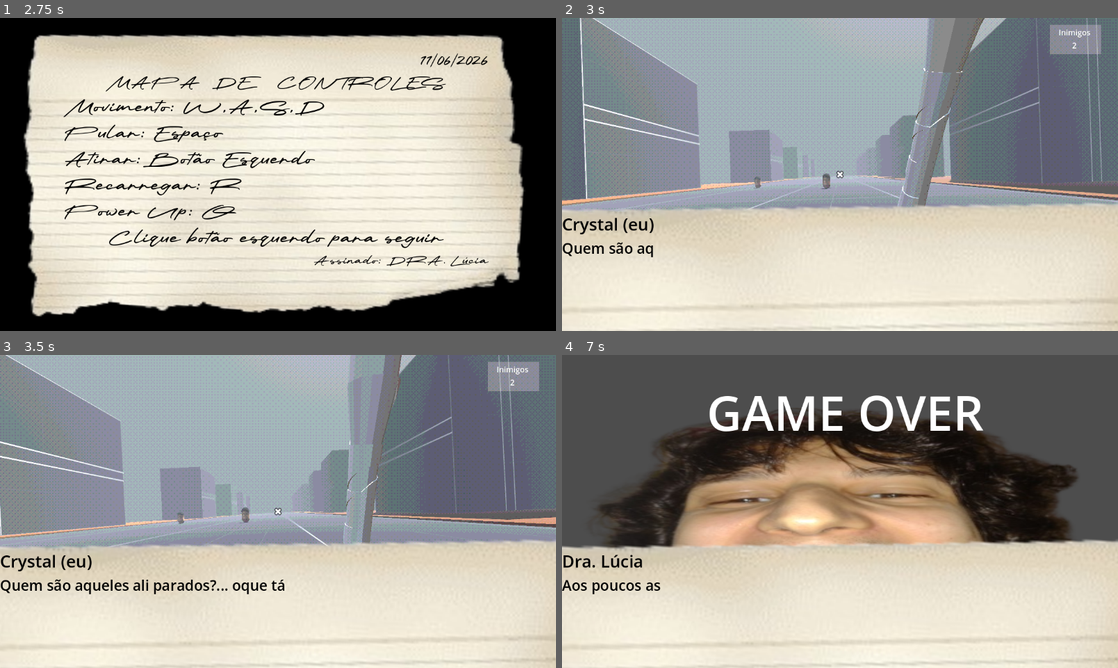
Above: before the commit, frames 1-4 (two rows, left to right).
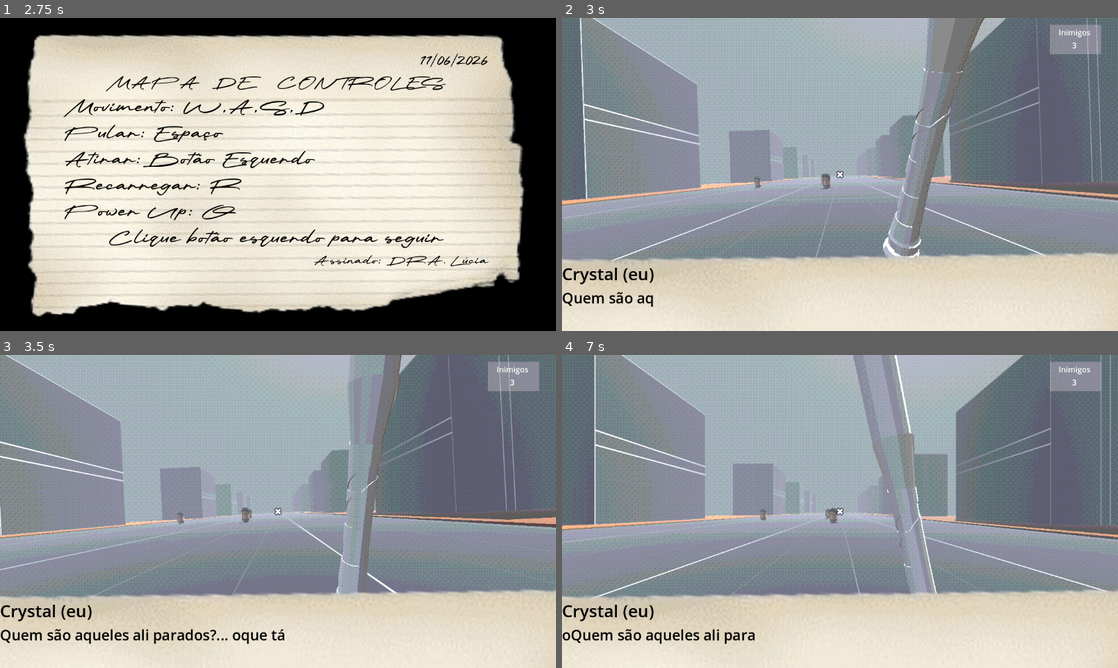
Above: after the commit, the same moments.

Repository: felipepreuss/mnemonic.dream
Game: Godot game, scene res://Scenes/main_menu.tscn
The game is run twice, just before and just after one commit, with the same random seed, the same clock (stepped at 60 frames per second) and the same inputs. The engine's default icon, where the game draws it, is replaced by a stand-in: a white triangle on a blue panel in a dark square. Sound files missing from this copy of the repository are replaced by a short silence.
Inputs (mouse positions are in pixels of both pictures, inside the frame that each line leads up to):
- Up to frame 1 (2.75 s): click "LOAD" at 0.5 s; click (22, 33) at 1.25 s; click "PLAY" at 2 s
- Up to frame 2 (3 s): tap Enter at 2.75 s; move the mouse to (962, 158) at 2.77 s; press the mouse at (962, 158) at 2.78 s; hold D (Right) from 2.78 s (still down)
- Up to frame 3 (3.5 s): keep holding D (Right); tap Space (Jump) at 3.02 s
- Up to frame 4 (7 s): move the mouse to (812, 511) at 3.52 s; release D (Right) at 3.53 s; release the mouse at (812, 511) at 3.53 s; hold W (Forward) 3.53-6.5 s; click (812, 511) at 3.6 s; tap Space (Jump) at 3.77, 5.27, 6.02 s; move the mouse to (851, 505) at 4.27 s; press the mouse at (851, 505) at 4.28 s; tap Q (Q) at 4.35 s; move the mouse to (834, 517) at 5.02 s; release the mouse at (834, 517) at 5.03 s; tap 0 at 5.1 s; click (834, 517) at 5.3 s; move the mouse to (878, 514) at 5.77 s; press the mouse at (878, 514) at 5.78 s; tap F11 (botão da morte mortal) at 6.4 s; release the mouse at (878, 514) at 6.5 s; click "LOAD" at 6.5 s

Frame 1 is identical in both runs. In frame 2, 23% of the frame differs, in the area x 0-100%, y 8-100%; in frame 3, 23%; in frame 4, 83%, in the area x 0-100%, y 0-100%.

Commit message:
lvl 3 greyboxing wip

Diff:
--- a/Scenes/dialogue.tscn
+++ b/Scenes/dialogue.tscn
@@ -4,6 +4,7 @@
 [ext_resource type="Texture2D" uid="uid://8piqocnhya34" path="res://Assets/papel-removebg-preview.png" id="2_dgfud"]
 
 [node name="Dialogue" type="Control"]
+clip_contents = true
 layout_mode = 3
 anchors_preset = 15
 anchor_right = 1.0
@@ -16,7 +17,7 @@
 [node name="Ui" type="CanvasLayer" parent="."]
 
 [node name="PanelContainer" type="PanelContainer" parent="Ui"]
-offset_top = 402.0
+offset_top = 505.0
 offset_right = 1153.0
 offset_bottom = 649.0
 
--- a/Scenes/level-1.tscn
+++ b/Scenes/level-1.tscn
@@ -78,15 +78,15 @@
 transform = Transform3D(1, 0, 0, 0, 1, 0, 0, 0, 1, -49.4799, 0.998116, -6.92393)
 
 [node name="Enemy" parent="SubViewportContainer/SubViewport" node_paths=PackedStringArray("player") instance=ExtResource("2_6ps50")]
-transform = Transform3D(1, 0, 0, 0, 1, 0, 0, 0, 1, -79.6174, 1.11555, -55.1353)
+transform = Transform3D(1, 0, 0, 0, 1, 0, 0, 0, 1, -79.6174, 1.11555, -62.1397)
 player = NodePath("../player")
 
 [node name="Enemy2" parent="SubViewportContainer/SubViewport" node_paths=PackedStringArray("player") instance=ExtResource("2_6ps50")]
-transform = Transform3D(-0.920886, 0, 0.389831, 0, 1, 0, -0.389831, 0, -0.920886, -79.6174, 1.11555, -20.1154)
+transform = Transform3D(-0.920886, 0, 0.389831, 0, 1, 0, -0.389831, 0, -0.920886, -79.6174, 1.11555, -16.2678)
 player = NodePath("../player")
 
 [node name="Enemy3" parent="SubViewportContainer/SubViewport" node_paths=PackedStringArray("player") instance=ExtResource("2_6ps50")]
-transform = Transform3D(-0.920886, 0, 0.389831, 0, 1, 0, -0.389831, 0, -0.920886, -104.761, 1.28225, -21.8047)
+transform = Transform3D(-0.920886, 0, 0.389831, 0, 1, 0, -0.389831, 0, -0.920886, -104.761, 1.28225, -15.5628)
 player = NodePath("../player")
 
 [node name="chiclete_powerup" parent="SubViewportContainer/SubViewport" instance=ExtResource("6_2yqp8")]
--- /dev/null
+++ b/Scenes/level-3.tscn
@@ -0,0 +1,153 @@
+[gd_scene load_steps=13 format=3 uid="uid://dmnef1jidjw84"]
+
+[ext_resource type="Material" uid="uid://dgicjbtbf5vt3" path="res://Assets/postprocessing.tres" id="1_4ph04"]
+[ext_resource type="PackedScene" uid="uid://c0q52hnxwbxdo" path="res://Scenes/player.tscn" id="1_nfp42"]
+[ext_resource type="Texture2D" uid="uid://ie0oa1ua1ygk" path="res://Assets/orange_texture_08.png" id="2_4ph04"]
+[ext_resource type="Texture2D" uid="uid://ssn0md5wcp36" path="res://Assets/dark_texture_01.png" id="3_oopfi"]
+[ext_resource type="Texture2D" uid="uid://3i14hu10lcxh" path="res://Assets/red_texture_09.png" id="5_oopfi"]
+
+[sub_resource type="StandardMaterial3D" id="StandardMaterial3D_12l26"]
+albedo_color = Color(0.408329, 0.408329, 0.408329, 1)
+albedo_texture = ExtResource("2_4ph04")
+
+[sub_resource type="StandardMaterial3D" id="StandardMaterial3D_j84td"]
+albedo_color = Color(0.435294, 0.435294, 0.435294, 1)
+albedo_texture = ExtResource("2_4ph04")
+
+[sub_resource type="StandardMaterial3D" id="StandardMaterial3D_t77uf"]
+albedo_texture = ExtResource("3_oopfi")
+uv1_scale = Vector3(3, 3, 3)
+
+[sub_resource type="StandardMaterial3D" id="StandardMaterial3D_bfm8j"]
+albedo_texture = ExtResource("5_oopfi")
+
+[sub_resource type="ProceduralSkyMaterial" id="ProceduralSkyMaterial_oopfi"]
+sky_horizon_color = Color(0.662243, 0.671743, 0.686743, 1)
+ground_horizon_color = Color(0.662243, 0.671743, 0.686743, 1)
+
+[sub_resource type="Sky" id="Sky_3xsek"]
+sky_material = SubResource("ProceduralSkyMaterial_oopfi")
+
+[sub_resource type="Environment" id="Environment_12l26"]
+background_mode = 2
+sky = SubResource("Sky_3xsek")
+tonemap_mode = 2
+
+[node name="Node3D" type="Node3D"]
+
+[node name="SubViewportContainer" type="SubViewportContainer" parent="."]
+material = ExtResource("1_4ph04")
+offset_right = 1152.0
+offset_bottom = 648.0
+
+[node name="SubViewport" type="SubViewport" parent="SubViewportContainer"]
+handle_input_locally = false
+audio_listener_enable_3d = true
+size = Vector2i(1152, 648)
+render_target_update_mode = 4
+
+[node name="player" parent="SubViewportContainer/SubViewport" instance=ExtResource("1_nfp42")]
+transform = Transform3D(1, 0, 0, 0, 1, 0, 0, 0, 1, -50.1712, 0, 0)
+
+[node name="CSGCombiner3D" type="CSGCombiner3D" parent="SubViewportContainer/SubViewport"]
+use_collision = true
+
+[node name="Calcada2" type="CSGBox3D" parent="SubViewportContainer/SubViewport/CSGCombiner3D"]
+transform = Transform3D(1, 0, 0, 0, 1, 0, 0, 0, 1, -97.2885, 0.55611, -68.5984)
+size = Vector3(76.7609, 0.2, 164.377)
+material = SubResource("StandardMaterial3D_12l26")
+
+[node name="Calcada" type="CSGBox3D" parent="SubViewportContainer/SubViewport/CSGCombiner3D"]
+transform = Transform3D(1, 0, 0, 0, 1, 0, 0, 0, 1, 10.3155, 0.55611, -68.4389)
+size = Vector3(20, 0.2, 164.696)
+material = SubResource("StandardMaterial3D_j84td")
+
+[node name="Rua" type="CSGBox3D" parent="SubViewportContainer/SubViewport/CSGCombiner3D"]
+transform = Transform3D(1, 0, 0, 0, 1, 0, 0, 0, 1, -19.5148, 0, -68.2011)
+size = Vector3(80, 1, 163.598)
+material = SubResource("StandardMaterial3D_t77uf")
+
+[node name="CSGCombiner3D2" type="CSGCombiner3D" parent="SubViewportContainer/SubViewport"]
+material_override = SubResource("StandardMaterial3D_bfm8j")
+
+[node name="CSGBox3D10" type="CSGBox3D" parent="SubViewportContainer/SubViewport/CSGCombiner3D2"]
+transform = Transform3D(1, 0, 0, 0, 1, 0, 0, 0, 1, -106.783, 5.80795, 2.84004)
+size = Vector3(3.27917, 25.3096, 16.7627)
+
+[node name="CSGBox3D11" type="CSGBox3D" parent="SubViewportContainer/SubViewport/CSGCombiner3D2"]
+transform = Transform3D(1, 0, 0, 0, 1, 0, 0, 0, 1, -125.924, 3.69261, 4.41036)
+size = Vector3(7.73679, 28.6298, 15.6292)
+
+[node name="CSGBox3D14" type="CSGBox3D" parent="SubViewportContainer/SubViewport/CSGCombiner3D2"]
+transform = Transform3D(1, 0, 0, 0, 1, 0, 0, 0, 1, -151.317, 3.69261, -4.43263)
+size = Vector3(4.48047, 28.6298, 27.0103)
+
+[node name="CSGBox3D12" type="CSGBox3D" parent="SubViewportContainer/SubViewport/CSGCombiner3D2"]
+transform = Transform3D(1, 0, 0, 0, 1, 0, 0, 0, 1, -128.424, 3.47972, -30.8786)
+size = Vector3(2.76855, 28.6298, 81.71)
+
+[node name="CSGBox3D" type="CSGBox3D" parent="SubViewportContainer/SubViewport/CSGCombiner3D2"]
+transform = Transform3D(1, 0, 0, 0, 1, 0, 0, 0, 1, -120.58, 0.775536, -68.8458)
+size = Vector3(100, 1, 157.739)
+
+[node name="CSGBox3D2" type="CSGBox3D" parent="SubViewportContainer/SubViewport/CSGCombiner3D2"]
+transform = Transform3D(1, 0, 0, 0, 1, 0, 0, 0, 1, -120.729, 15.6795, 9.77705)
+size = Vector3(100.065, 30, 1)
+
+[node name="CSGBox3D3" type="CSGBox3D" parent="SubViewportContainer/SubViewport/CSGCombiner3D2"]
+transform = Transform3D(1, 0, 0, 0, 1, 0, 0, 0, 1, -120.622, 16.1983, -147.098)
+size = Vector3(100.279, 30, 1)
+
+[node name="CSGBox3D4" type="CSGBox3D" parent="SubViewportContainer/SubViewport/CSGCombiner3D2"]
+transform = Transform3D(1, 0, 0, 0, 1, 0, 0, 0, 1, -70.826, 15.4368, -68.292)
+size = Vector3(0.001, 30, 157.483)
+
+[node name="door" type="CSGBox3D" parent="SubViewportContainer/SubViewport/CSGCombiner3D2"]
+transform = Transform3D(1, 0, 0, 0, 1, 0, 0, 0, 1, -70.999, 4.16135, 4.60791)
+operation = 2
+size = Vector3(1, 10.3227, 8.62793)
+
+[node name="CSGBox3D5" type="CSGBox3D" parent="SubViewportContainer/SubViewport/CSGCombiner3D2"]
+transform = Transform3D(1, 0, 0, 0, 1, 0, 0, 0, 1, -75.7219, 4.21295, -0.292701)
+size = Vector3(9.3252, 9.4259, 1)
+
+[node name="CSGBox3D8" type="CSGBox3D" parent="SubViewportContainer/SubViewport/CSGCombiner3D2"]
+transform = Transform3D(1, 0, 0, 0, 1, 0, 0, 0, 1, -82.2232, 4.21295, -13.7957)
+size = Vector3(22.3276, 9.4259, 1)
+
+[node name="CSGBox3D15" type="CSGBox3D" parent="SubViewportContainer/SubViewport/CSGCombiner3D2"]
+transform = Transform3D(1, 0, 0, 0, 1, 0, 0, 0, 1, -118.609, 9.13046, -87.5215)
+size = Vector3(95.0994, 19.2609, 1)
+
+[node name="CSGBox3D6" type="CSGBox3D" parent="SubViewportContainer/SubViewport/CSGCombiner3D2"]
+transform = Transform3D(1, 0, 0, 0, 1, 0, 0, 0, 1, -89.7847, 4.21295, -0.406046)
+size = Vector3(6.85059, 9.4259, 1)
+
+[node name="CSGBox3D7" type="CSGBox3D" parent="SubViewportContainer/SubViewport/CSGCombiner3D2"]
+transform = Transform3D(1, 0, 0, 0, 1, 0, 0, 0, 1, -92.8667, 8.36494, -73.5664)
+size = Vector3(1, 20, 146.221)
+
+[node name="CSGBox3D9" type="CSGBox3D" parent="SubViewportContainer/SubViewport/CSGCombiner3D2"]
+transform = Transform3D(1, 0, 0, 0, 1, 0, 0, 0, 1, -104.496, 8.36494, -67.6088)
+size = Vector3(1, 20, 158.136)
+
+[node name="door2" type="CSGBox3D" parent="SubViewportContainer/SubViewport/CSGCombiner3D2"]
+transform = Transform3D(0.999947, 0, 0.0102624, 0, 1, 0, -0.0102624, 0, 0.999947, -93.1259, 5.07044, -81.1501)
+operation = 2
+size = Vector3(2.20911, 12.1962, 8.85645)
+
+[node name="door3" type="CSGBox3D" parent="SubViewportContainer/SubViewport/CSGCombiner3D2"]
+transform = Transform3D(1, 0, 0, 0, 1, 0, 0, 0, 1, -104.629, 5.07044, -79.9176)
+operation = 2
+size = Vector3(2.20911, 12.1962, 8.85645)
+
+[node name="CSGBox3D13" type="CSGBox3D" parent="SubViewportContainer/SubViewport/CSGCombiner3D2"]
+transform = Transform3D(1, 0, 0, 0, 1, 0, 0, 0, 1, -138.752, 0.817017, 2.25836)
+size = Vector3(21.2061, 2.63403, 5.51672)
+
+[node name="WorldEnvironment" type="WorldEnvironment" parent="SubViewportContainer/SubViewport"]
+environment = SubResource("Environment_12l26")
+
+[node name="DirectionalLight3D" type="DirectionalLight3D" parent="SubViewportContainer/SubViewport"]
+transform = Transform3D(-0.866024, -0.433016, 0.250001, 0, 0.499998, 0.866026, -0.500003, 0.749999, -0.43301, 0, 0, 0)
+shadow_enabled = true
--- a/Scenes/player.tscn
+++ b/Scenes/player.tscn
@@ -109,6 +109,7 @@
 radius = 0.638274
 
 [node name="player" type="CharacterBody3D" groups=["Player"]]
+process_mode = 1
 script = ExtResource("1_4flbx")
 
 [node name="Walk1" type="AudioStreamPlayer3D" parent="."]
--- a/Scenes/tutorial.tscn
+++ b/Scenes/tutorial.tscn
@@ -87,6 +87,7 @@
 environment = SubResource("Environment_ehuit")
 
 [node name="player" parent="SubViewportContainer/SubViewport" instance=ExtResource("1_feyax")]
+process_mode = 0
 transform = Transform3D(1, 0, 0, 0, 1, 0, 0, 0, 1, -39.494, -4.22155, 106.003)
 
 [node name="Enemy" parent="SubViewportContainer/SubViewport" node_paths=PackedStringArray("player") instance=ExtResource("2_omtrn")]
@@ -99,6 +100,10 @@
 
 [node name="Enemy2" parent="SubViewportContainer/SubViewport" node_paths=PackedStringArray("player") instance=ExtResource("2_omtrn")]
 transform = Transform3D(1, 0, 1.74846e-07, 0, 1, 0, -1.74846e-07, 0, 1, -52.285, -4.13135, 71.9481)
+player = NodePath("../player")
+
+[node name="Enemy3" parent="SubViewportContainer/SubViewport" node_paths=PackedStringArray("player") instance=ExtResource("2_omtrn")]
+transform = Transform3D(1, 0, 0, 0, 1, 0, 0, 0, 1, -41.916, -3.88024, 64.1993)
 player = NodePath("../player")
 
 [node name="NavigationRegion3D" type="NavigationRegion3D" parent="."]
--- a/Script/dialogue.gd
+++ b/Script/dialogue.gd
@@ -26,7 +26,7 @@
 	if Input.is_action_just_pressed("Left-Click") and ui.visible and Globals.CabouTexto:
 		if dialogo.next_dialog != null:
 			Globals.CabouTexto = false
-			await get_tree().create_timer(0.2).timeout
+			await get_tree().create_timer(0.01).timeout
 			dialogo = dialogo.next_dialog
 			Globals.dialogue_end = false
 			Globals.dialogue_start = true
--- a/Script/player.gd
+++ b/Script/player.gd
@@ -45,7 +45,10 @@
 		Camera.rotation.x = clamp(Camera.rotation.x, deg_to_rad(-30), deg_to_rad(60))
 
 func _physics_process(delta: float) -> void:
-
+	#if Dialogue != null and Dialogue.ui.visible:
+		#get_tree().paused = true
+	#else:
+		#get_tree().paused = false
 	delta_time += delta
 	if delta_time >= 1.0:
 		delta_time = 0
@@ -56,7 +59,6 @@
 	if death or HP < 1:
 		Globals.reset_powerups()
 		get_tree().change_scene_to_file("res://Scenes/game_over.tscn")
-
 		#Usar consumível
 	if Input.is_action_just_pressed("Q"):
 		powerup_check()
Not shown: 1 places in Scenes/level-1.tscn that only renumber resources
